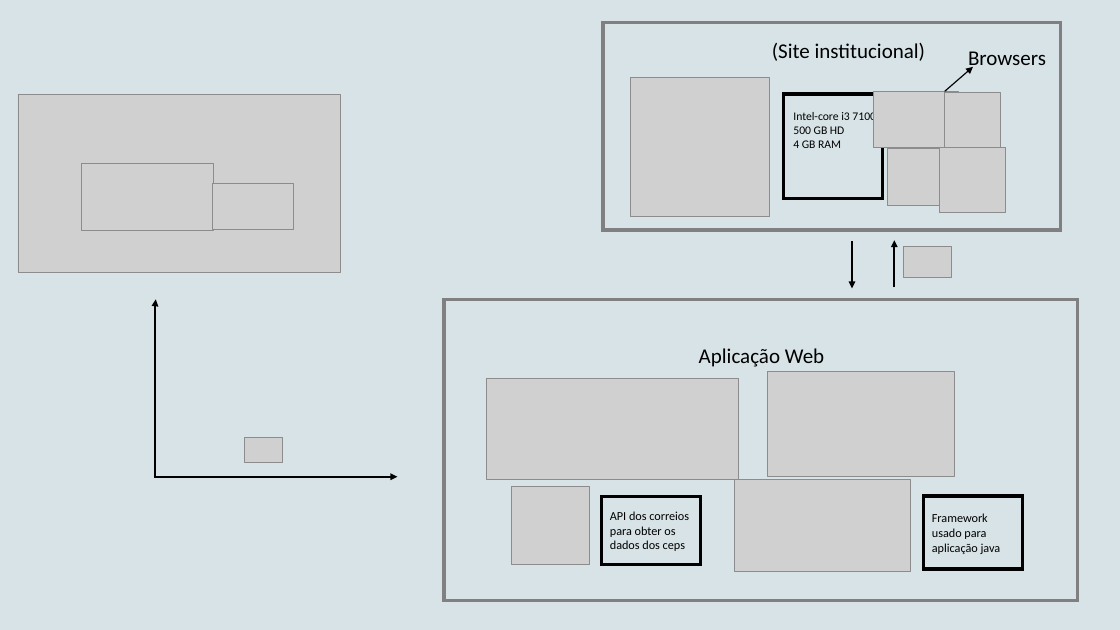
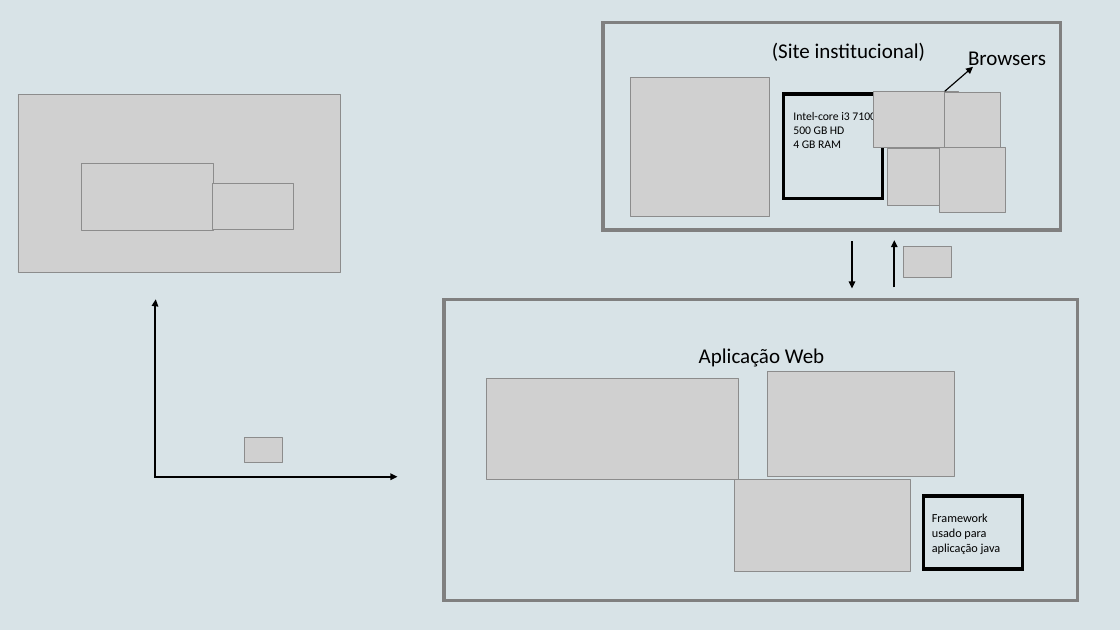
Before and after one commit to Lucassouza849/grupoPi3Semestre, a slide deck: slide 1 of Documentação/LLD/LLD.pptx. Drawn at 1120x630 pixels with LibreOffice and Linux fonts; fonts in the diff are those of the drawing; grey boxes stand for pictures. Boxes give left, top, right and bottom in pixels: in the first picture for what was removed or moved away, otherwise in the second. Text is boxed around its words. In the diff, an @@ line names an element or a change of style, - is before the commit and + after.

```diff
--- a/Documentação/LLD/LLD.pptx
+++ b/Documentação/LLD/LLD.pptx
@@ picture removed at (x1=512, y1=486, x2=590, y2=565) @@
@@ rectangle removed at (x1=602, y1=497, x2=701, y2=565) @@
-API dos correios para obter os dados dos ceps
```
Also in this commit, not shown: 5 other files.
